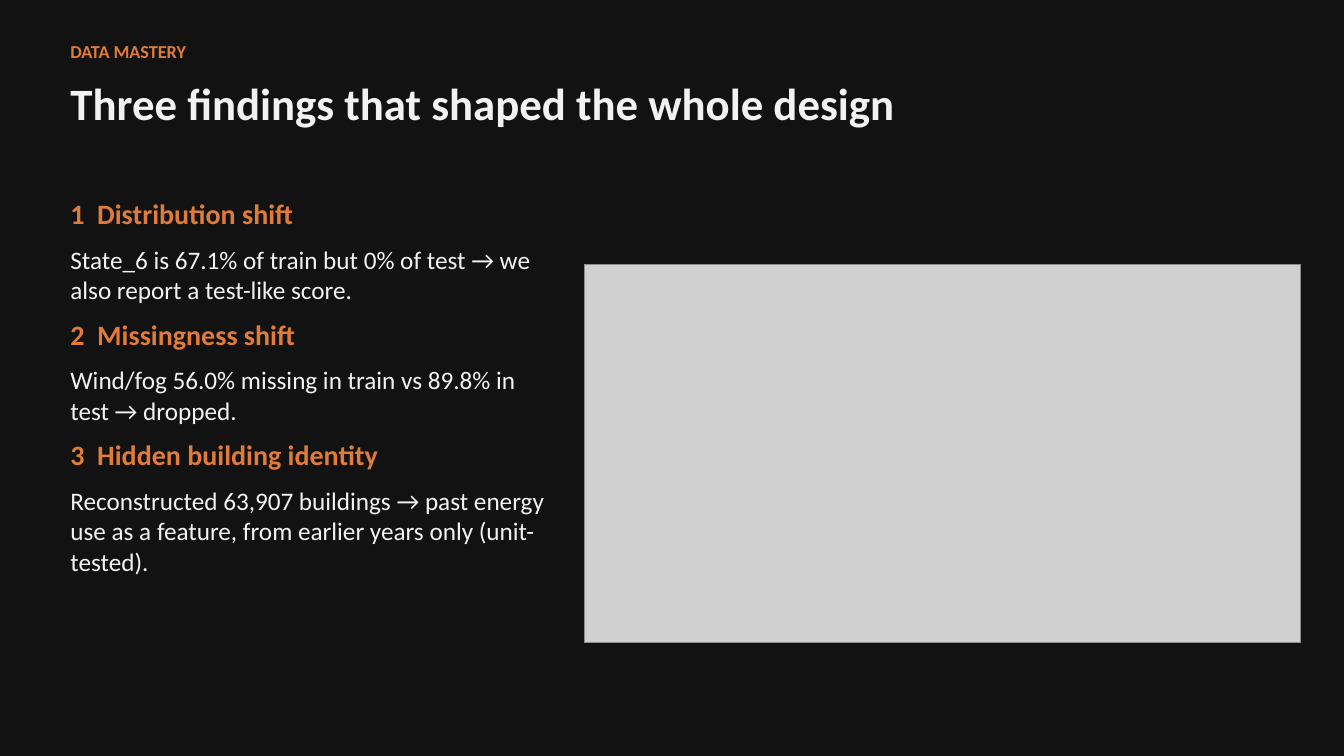
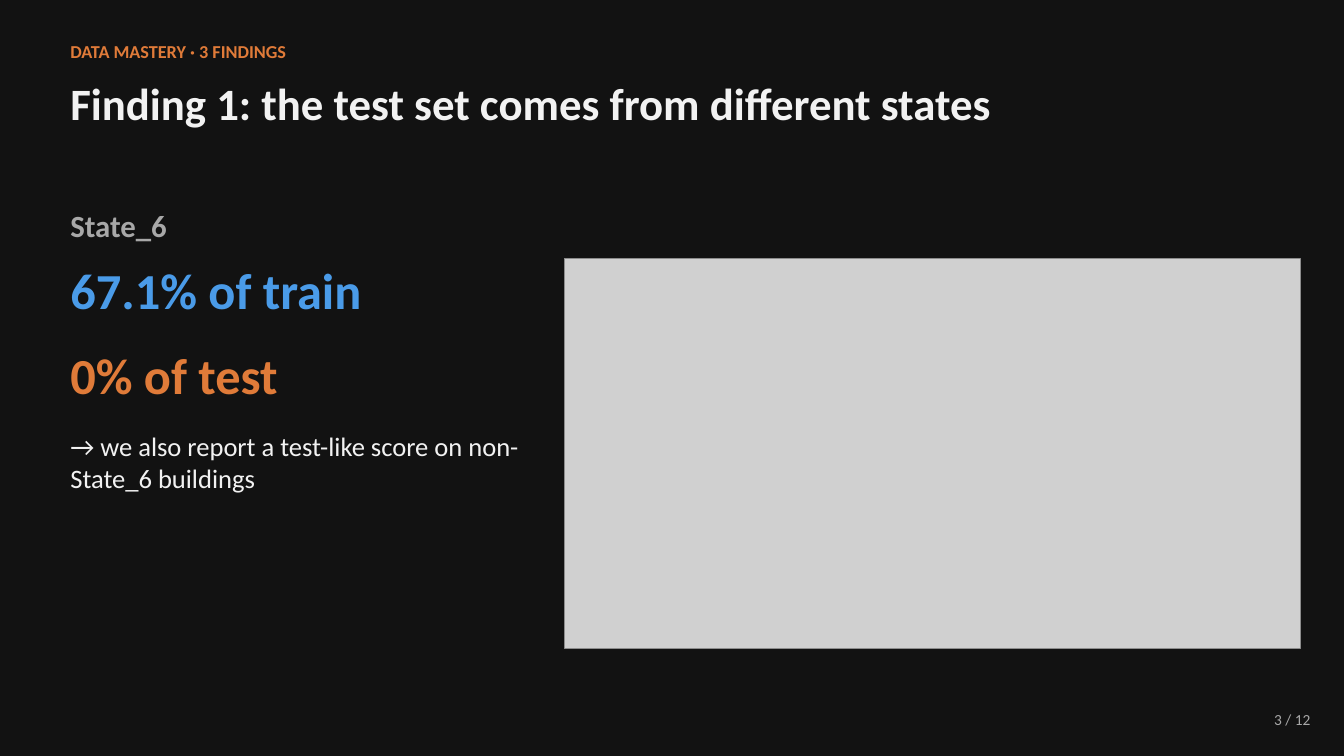
Before and after one commit to JoshiiWahWah/ntu-matlab-hackathon-2026, a slide deck: slide 3 of docs/demo_slides.pptx (slide 4 before the commit). Drawn at 1344x756 pixels with LibreOffice and Linux fonts; fonts in the diff are those of the drawing; grey boxes stand for pictures. Boxes give left, top, right and bottom in pixels: in the first picture for what was removed or moved away, otherwise in the second. Text is boxed around its words. In the diff, an @@ line names an element or a change of style, - is before the commit and + after.

```diff
--- a/docs/demo_slides.pptx
+++ b/docs/demo_slides.pptx
@@ text at <box>70,46,286,58</box>: text changed @@
-DATA MASTERY
+DATA MASTERY · 3 FINDINGS
@@ text at <box>70,88,991,128</box>: text changed @@
-Three findings that shaped the whole design
+Finding 1: the test set comes from different states
@@ text at <box>70,216,518,493</box>: text changed; size 18 to 19 pt @@
-1 Distribution shift
-State_6 is 67.1% of train but 0% of test → we also report a test-like score.
-2 Missingness shift
-Wind/fog 56.0% missing in train vs 89.8% in test → dropped.
-3 Hidden building identity
-Reconstructed 63,907 buildings → past energy use as a feature, from earlier years only (unit-tested).
+State_6
+67.1% of train
+0% of test
+→ we also report a test-like score on non-State_6 buildings
@@ picture: place and size @@
-picture at <box>585,264,1301,643</box>
+picture at <box>565,259,1301,649</box>
@@ text added at <box>1274,715,1311,725</box>, 11 pt, text #A8A8A8 @@
+3 / 12
```
Also in this commit, not shown: 8 other slides changed, 3 slides added, 1 slide removed, 2 other files.
